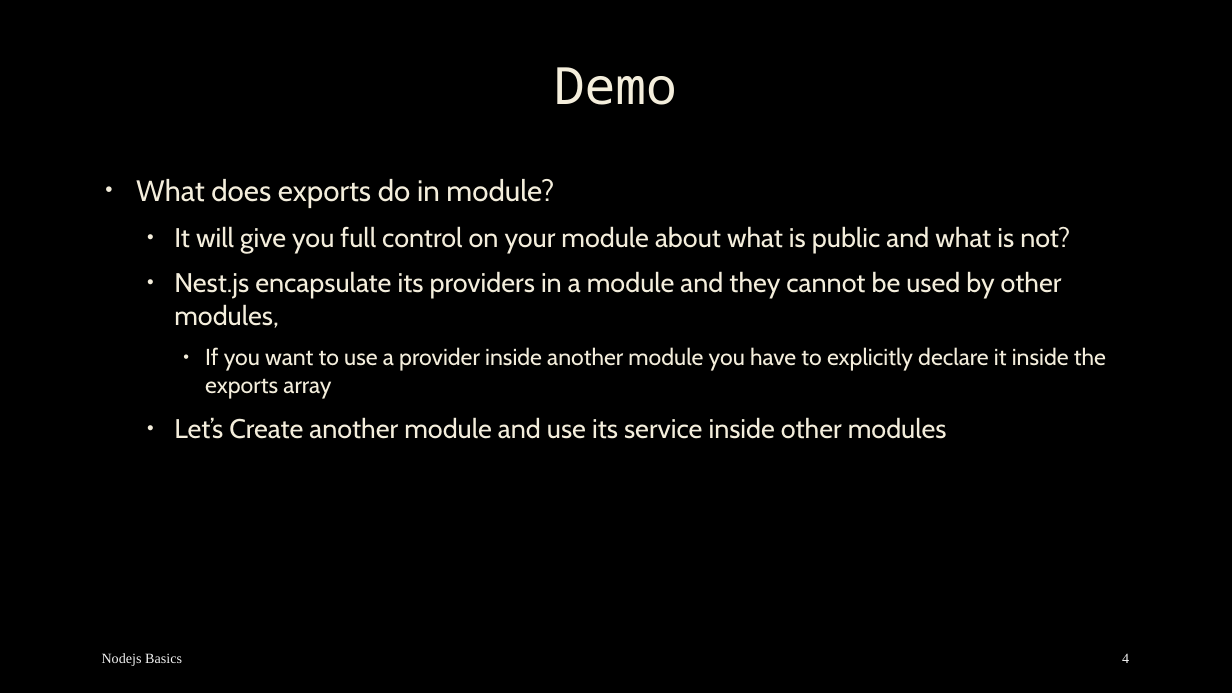
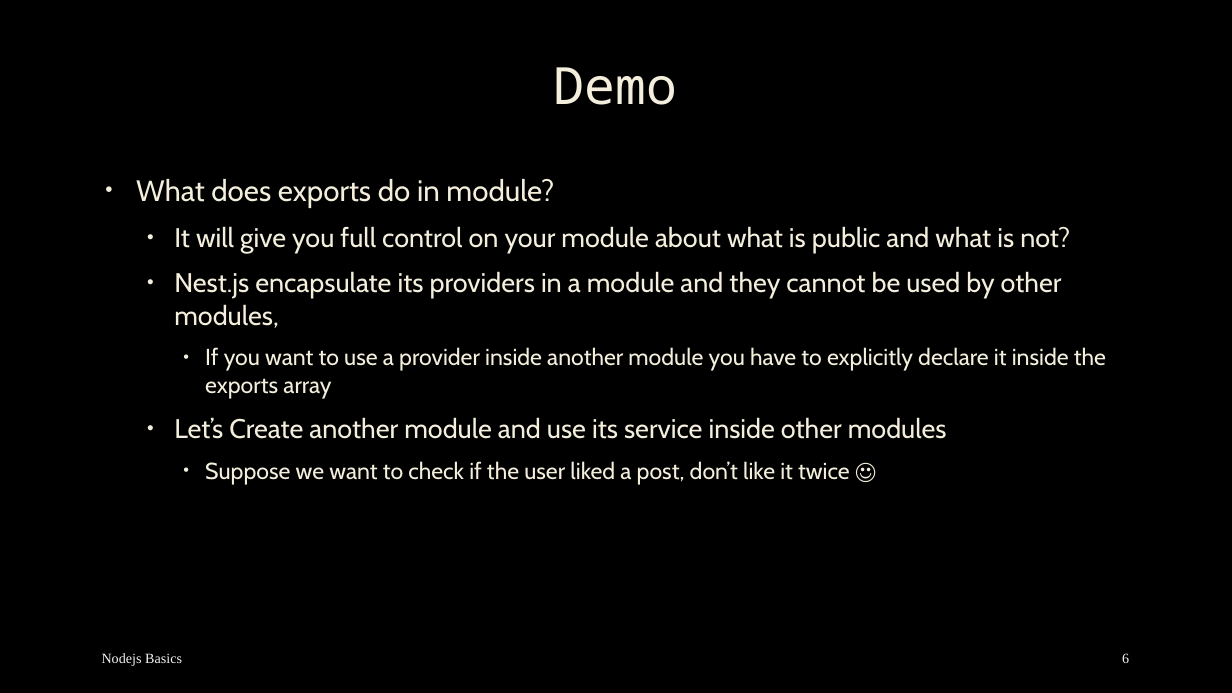
Before and after one commit to mostafa8026/nestjs-course, a slide deck: slide 6 of nestjs/nestjs-04.pptx (slide 4 before the commit). Drawn at 1232x693 pixels with LibreOffice and Linux fonts; fonts in the diff are those of the drawing; background and template pictures are left out. Boxes give left, top, right and bottom in pixels: in the first picture for what was removed or moved away, otherwise in the second. Text is boxed around its words. In the diff, an @@ line names an element or a change of style, - is before the commit and + after.

```diff
--- a/nestjs/nestjs-04.pptx
+++ b/nestjs/nestjs-04.pptx
@@ text at (205,461,850,485): paragraph added @@
+    • Suppose we want to check if the user liked a post, don’t like it twice ☺
@@ page number at (1122,653,1129,663): text changed @@
-4
+6
```
Also in this commit, not shown: 4 other slides changed, 6 slides added, 49 other files.
